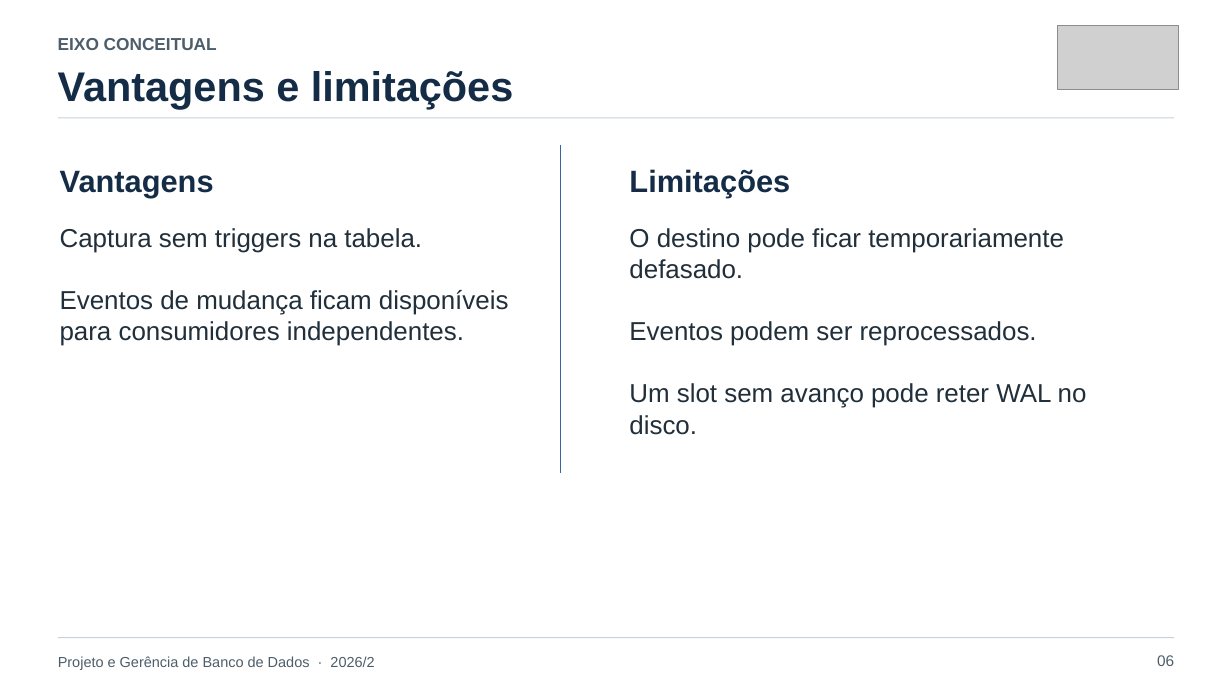
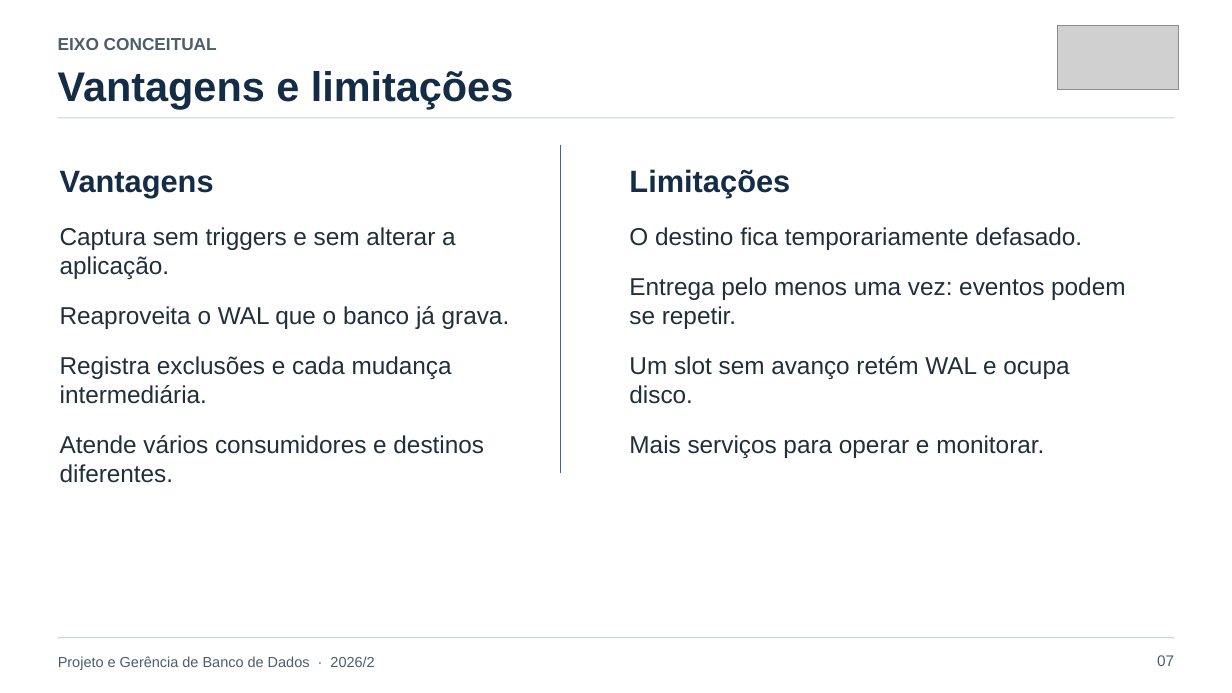
Before and after one commit to lucassbertol/debezium-pgbd, a slide deck: slide 7 of apresentacao/CDC-com-Debezium-e-PostgreSQL-alinhado.pptx (slide 6 before the commit). Drawn at 1232x693 pixels with LibreOffice and Linux fonts; fonts in the diff are those of the drawing; grey boxes stand for pictures. Boxes give left, top, right and bottom in pixels: in the first picture for what was removed or moved away, otherwise in the second. Text is boxed around its words. In the diff, an @@ line names an element or a change of style, - is before the commit and + after.

```diff
--- a/apresentacao/CDC-com-Debezium-e-PostgreSQL-alinhado.pptx
+++ b/apresentacao/CDC-com-Debezium-e-PostgreSQL-alinhado.pptx
@@ text at [60,227,510,483]: text changed; size 20.2 to 19 pt @@
-Captura sem triggers na tabela.
-Eventos de mudança ficam disponíveis para consumidores independentes.
+Captura sem triggers e sem alterar a aplicação.
+Reaproveita o WAL que o banco já grava.
+Registra exclusões e cada mudança intermediária.
+Atende vários consumidores e destinos diferentes.
@@ text at [629,227,1125,458]: text changed; size 20.2 to 19 pt @@
-O destino pode ficar temporariamente defasado.
-Eventos podem ser reprocessados.
-Um slot sem avanço pode reter WAL no disco.
+O destino fica temporariamente defasado.
+Entrega pelo menos uma vez: eventos podem se repetir.
+Um slot sem avanço retém WAL e ocupa disco.
+Mais serviços para operar e monitorar.
@@ text at [1157,655,1174,666]: text changed @@
-06
+07
```
Also in this commit, not shown: 15 other slides changed, 3 slides added, 11 other files.
